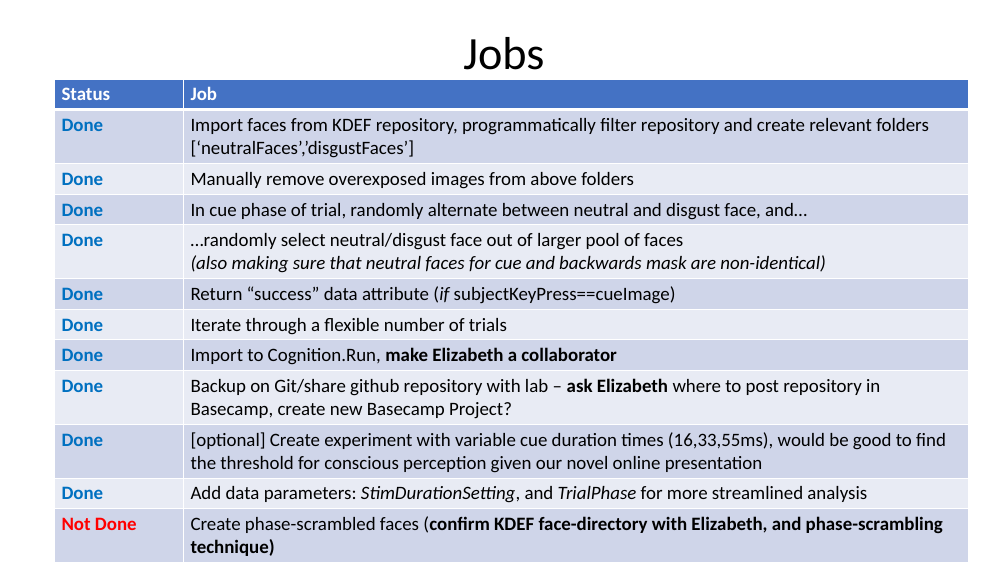
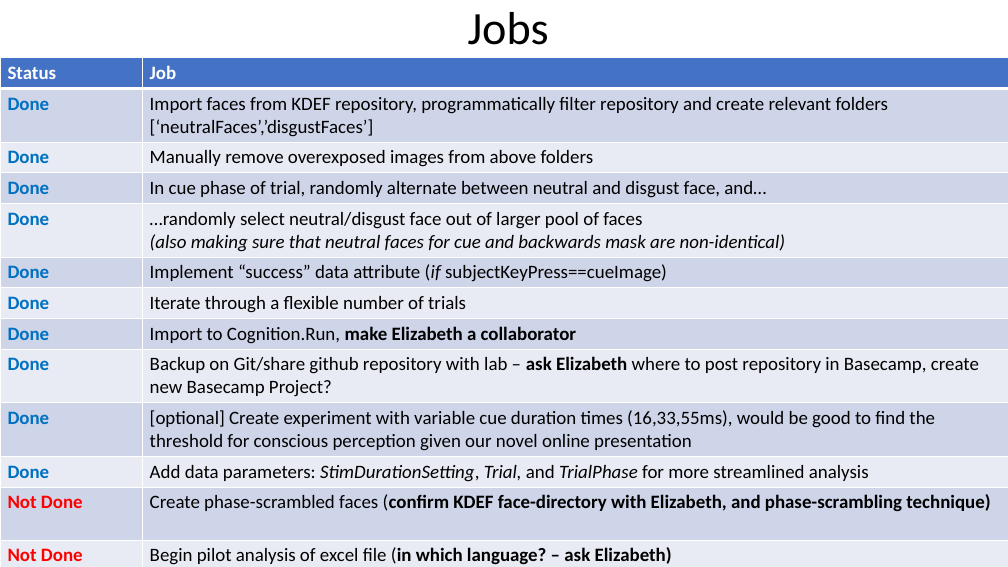
Before and after one commit to SameerSabharwalSiddiqi/JSPsychMaskingExperiment, a slide deck: slide 2 of update10112020.pptx. Drawn at 1008x567 pixels with LibreOffice and Linux fonts; fonts in the diff are those of the drawing. Boxes give left, top, right and bottom in pixels: in the first picture for what was removed or moved away, otherwise in the second. Text is boxed around its words. In the diff, an @@ line names an element or a change of style, - is before the commit and + after.

Commit message:
added iTrial and trialPhase to data parameters

```diff
--- a/update10112020.pptx
+++ b/update10112020.pptx
@@ title "Jobs" rewrapped from <box>463,37,544,81</box> to <box>468,12,549,45</box> @@
@@ table at <box>0,57,1008,567</box> @@
-row 6, column 2: Return “success” data attribute (if subjectKeyPress==cueImage)
+row 6, column 2: Implement “success” data attribute (if subjectKeyPress==cueImage)
-row 11, column 2: Add data parameters: StimDurationSetting, and TrialPhase for more streamlined analysis
+row 11, column 2: Add data parameters: StimDurationSetting, Trial, and TrialPhase for more streamlined analysis
+row 13: Not Done | Begin pilot analysis of excel file (in which language? – ask Elizabeth)
@@ table: place and size @@
-table at <box>54,79,969,560</box>
+table at <box>0,57,1008,567</box>
```
Also in this commit, not shown: 2 other files.
